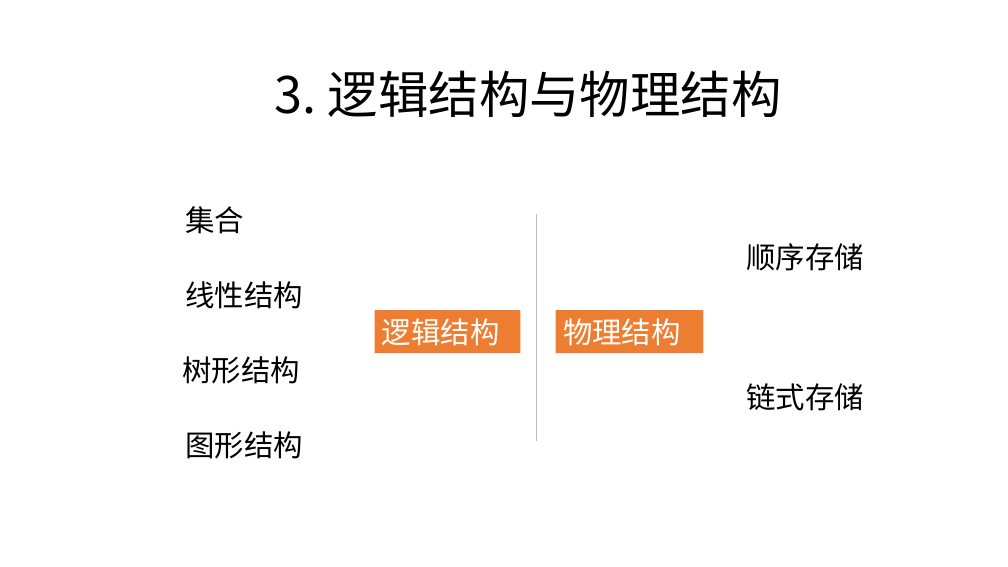
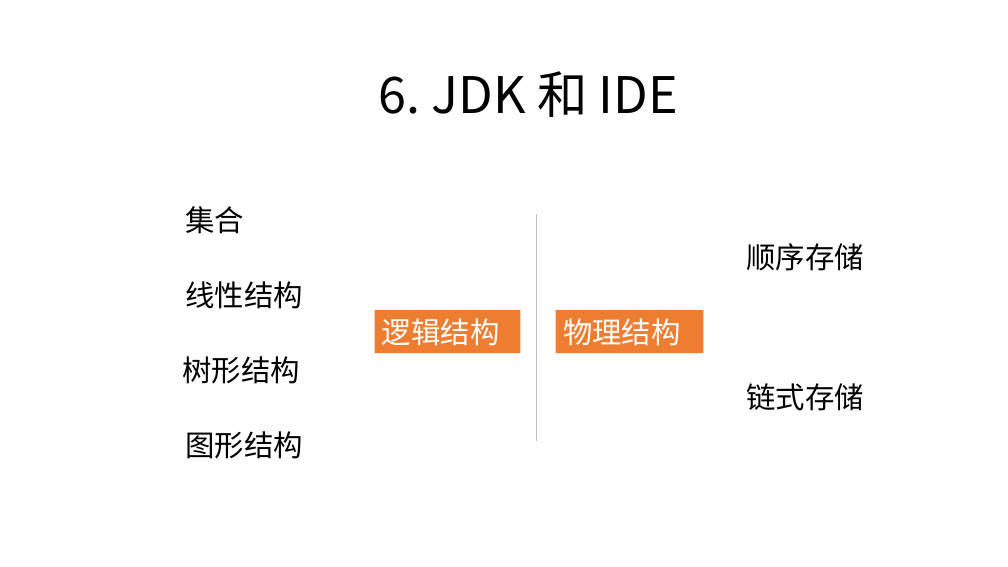
Before and after one commit to zjyesir/hmc_java_1, a slide deck: slide 14 of 1.1绪论.pptx. Drawn at 1008x567 pixels with LibreOffice and Linux fonts; fonts in the diff are those of the drawing; background and template pictures are left out. Boxes give left, top, right and bottom in pixels: in the first picture for what was removed or moved away, otherwise in the second. Text is boxed around its words. In the diff, an @@ line names an element or a change of style, - is before the commit and + after.

```diff
--- a/1.1绪论.pptx
+++ b/1.1绪论.pptx
@@ text at (378, 71, 678, 117): text changed @@
-3. 逻辑结构与物理结构
+6. JDK 和 IDE
```
Also in this commit, not shown: 4 other slides changed, 5 slides removed.
